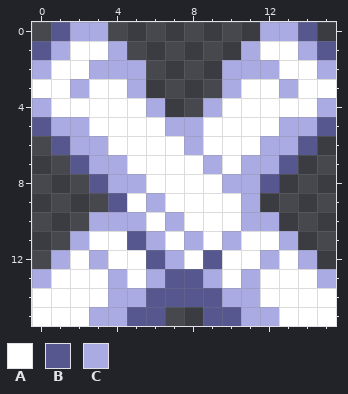
Two versions of one pixel-art sprite, icons/frot.png. Above is the file before it was changed.
The file is 16x16 pixels.
Palette (. is transparent): A #ffffff  B #57578f  C #ababe3
Pixels before, first column x 0:
 0 .BCC........CCB.
 1 BCAAC......CAACB
 2 CAACCC....CCCAAC
 3 AACAAC....CAACAA
 4 CAAAAAC..CAAAAAC
 5 BCCAAAACCAAAACCB
 6 .BCCAAAACAAACCB.
 7 ..BCCAAAACACCB..
 8 ...BCCAAAACCB...
 9 ....BACAAAAC....
10 ...CCCACAAACC...
11 ..CAABCACACAAC..
12 .CACAABCABAACAC.
13 CAAACACBBCACAAAC
14 AAAACCBBBBCCAAAA
15 AAACCBB..BBCCAAA
The same view after the edit:
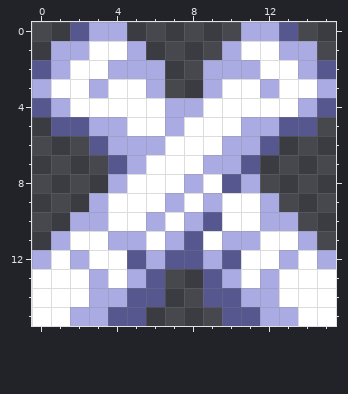
The exact change:
Changed rows in their new state; - is an unchanged pixel.
first column x 0:
 0 -.B-C------C-B.-
 1 .-C-AC----CA-C-.
 2 BC-A--C--C--A-CB
 3 C-AC-AC--CA-CA-C
 4 BC----ACCA----CB
 5 .BBCC---A--CCBB.
 6 -..BCCC-A-CCB..-
 7 --..BC----CB..--
 8 ---.-A--C-B-.---
 9 ---CA-AC-C-AC---
10 --C-AACACB-A-C--
11 -CA-CCACB--C-AC-
12 CACA-BCBBCB-ACAC
13 A--CACB..BCAC--A
14 ---C-B-..-B-C---
15 --C-B-.--.-B-C--
